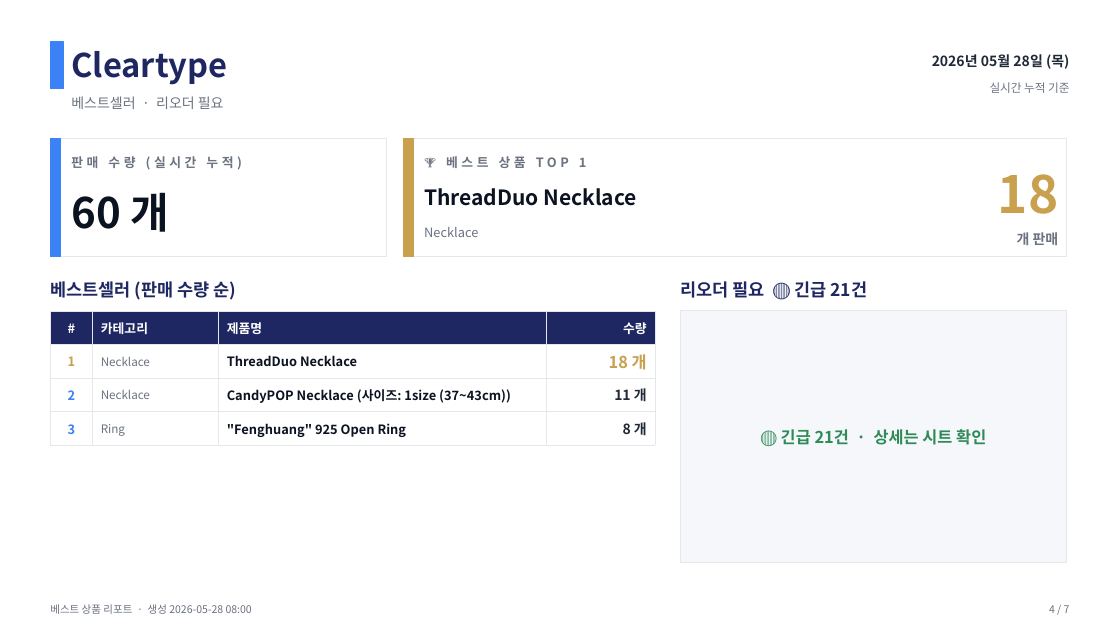
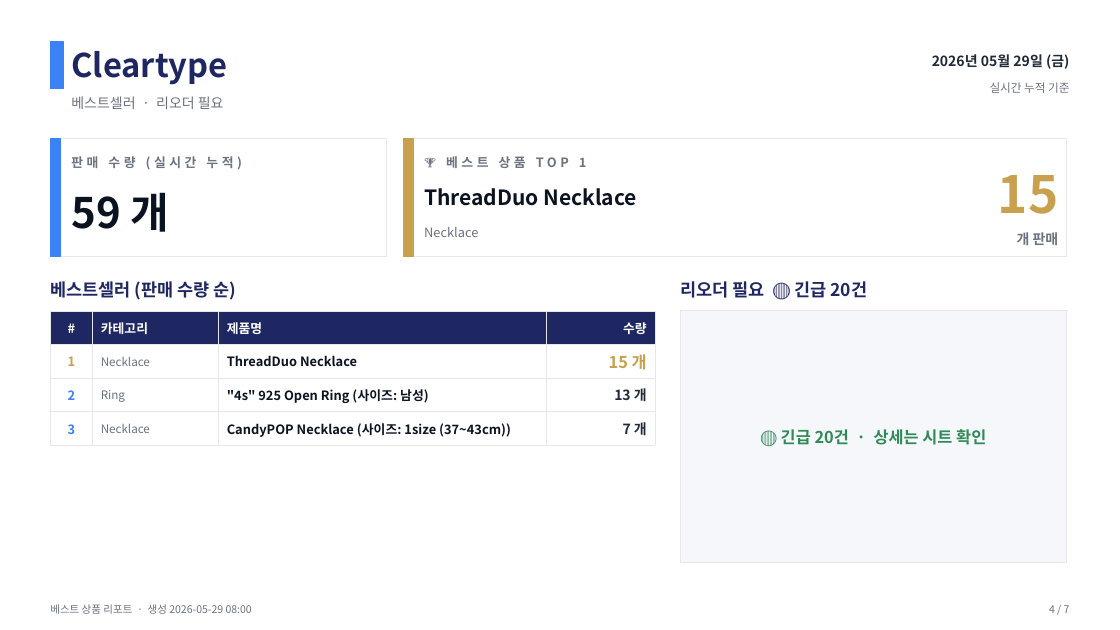
Before and after one commit to j65209/Brightbeed, a slide deck: slide 4 of data/sales-report.pptx. Drawn at 1120x630 pixels with LibreOffice and Linux fonts; fonts in the diff are those of the drawing. Boxes give left, top, right and bottom in pixels: in the first picture for what was removed or moved away, otherwise in the second. Text is boxed around its words. In the diff, an @@ line names an element or a change of style, - is before the commit and + after.

```diff
--- a/data/sales-report.pptx
+++ b/data/sales-report.pptx
@@ text at (932, 54, 1069, 69): text changed @@
-2026년 05월 28일 (목)
+2026년 05월 29일 (금)
@@ text at (998, 175, 1059, 214): text changed @@
-18
+15
@@ text at (71, 192, 169, 232): text changed @@
-60 개
+59 개
@@ text at (680, 281, 867, 298): text changed @@
-리오더 필요 🔴 긴급 21건
+리오더 필요 🔴 긴급 20건
@@ table at (50, 311, 655, 441) @@
-row 2, column 4: 18 개
+row 2, column 4: 15 개
-row 3: 2 | Necklace | CandyPOP Necklace (사이즈: 1size (37~43cm)) | 11 개
+row 3: 2 | Ring | "4s" 925 Open Ring (사이즈: 남성) | 13 개
-row 4: 3 | Ring | "Fenghuang" 925 Open Ring | 8 개
+row 4: 3 | Necklace | CandyPOP Necklace (사이즈: 1size (37~43cm)) | 7 개
@@ text at (781, 429, 986, 445): text changed @@
-🔴 긴급 21건 · 상세는 시트 확인
+🔴 긴급 20건 · 상세는 시트 확인
```
Also in this commit, not shown: 6 other slides changed.
